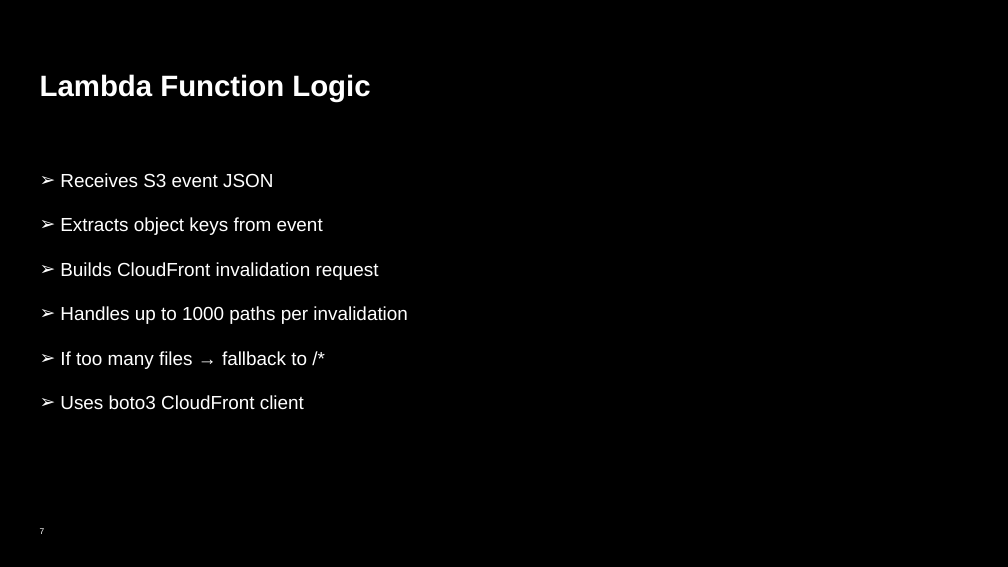
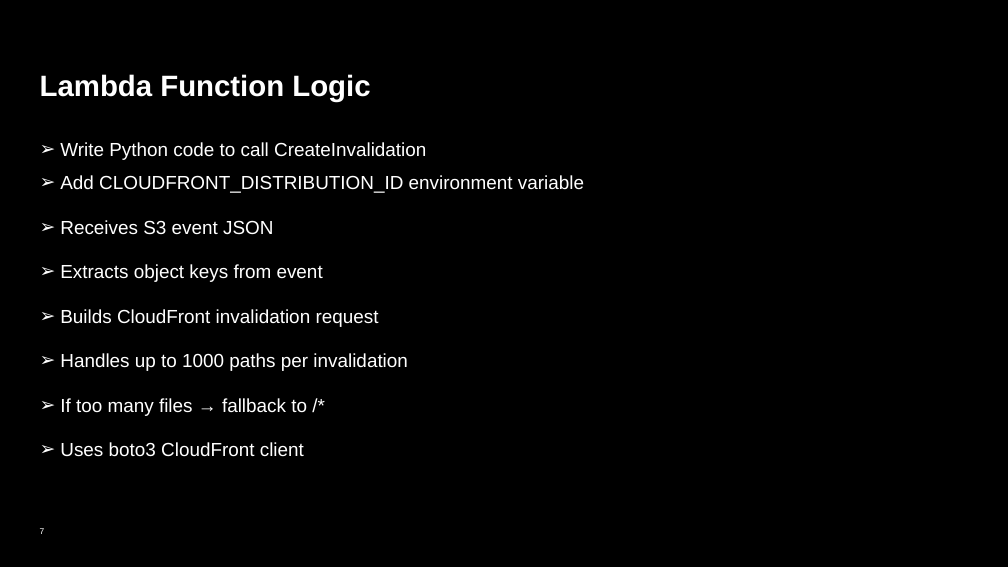
Before and after one commit to deepakrajatech/S3CFInvalidation, a slide deck: slide 7 of Cloudfront_Invalidation.pptx. Drawn at 1008x567 pixels with LibreOffice and Linux fonts; fonts in the diff are those of the drawing; background and template pictures are left out. Boxes give left, top, right and bottom in pixels: in the first picture for what was removed or moved away, otherwise in the second. Text is boxed around its words. In the diff, an @@ line names an element or a change of style, - is before the commit and + after.

```diff
--- a/Cloudfront_Invalidation.pptx
+++ b/Cloudfront_Invalidation.pptx
@@ text "Write Python code to call ...": place and size @@
-text "Write Python code to call ..." at <box>60,173,408,410</box>
+text "Write Python code to call ..." at <box>60,142,584,457</box>
@@ text at <box>60,142,584,193</box>: paragraphs added @@
+➢ Write Python code to call CreateInvalidation
+➢ Add CLOUDFRONT_DISTRIBUTION_ID environment variable
```
Also in this commit, not shown: 3 other slides changed, 1 other file.
